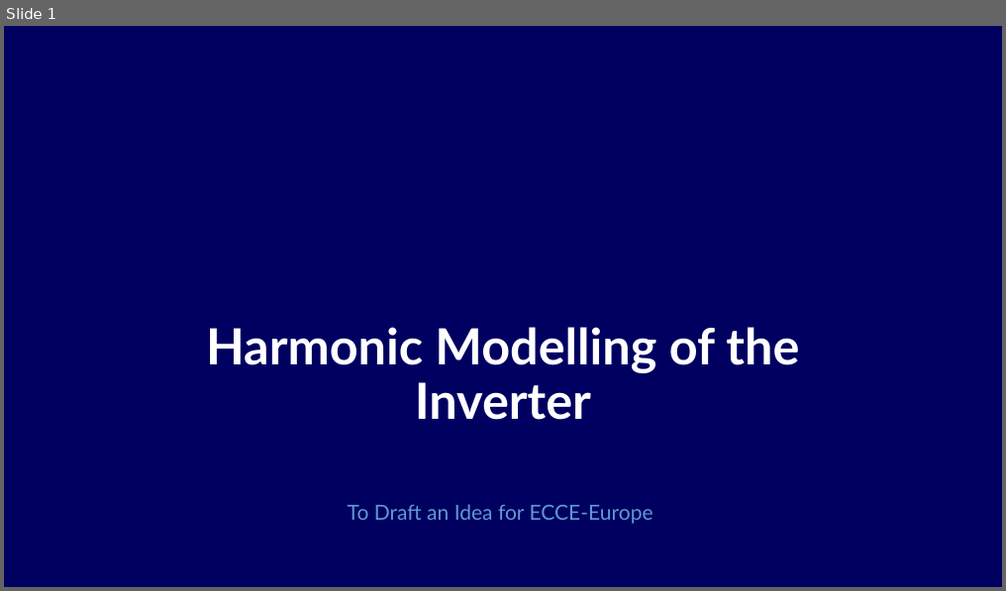
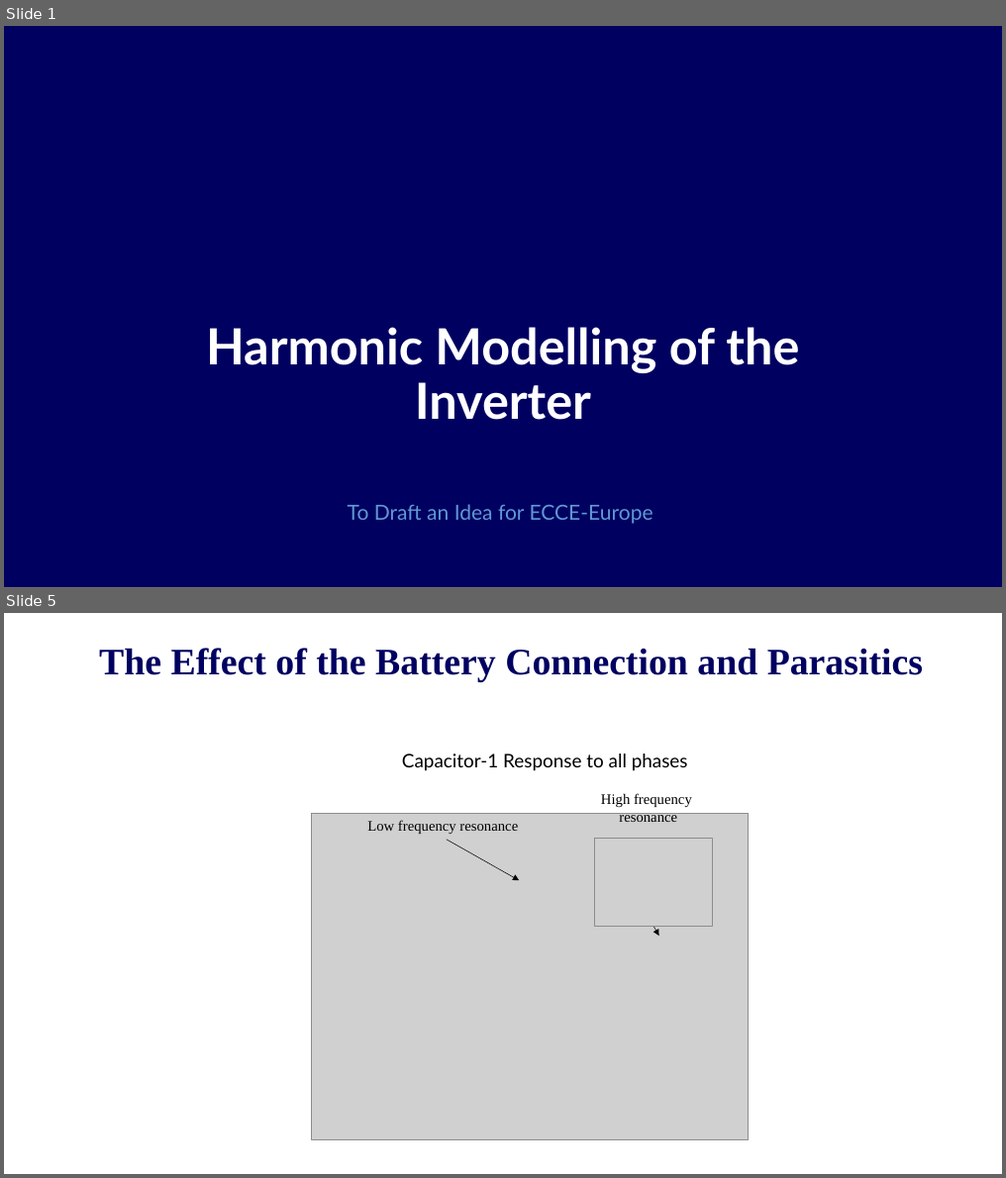
Before and after one commit to EnesAyaz/KTH, a slide deck: Weekly-Reports/HarmonicModellingOfInverter.pptx. Shown one above the other, each under a label of ours: slide 1 before the commit, slides 1 and 5 after it; the slides between them are not shown. The pictures are 1006x591 and 1006x1178 pixels, drawn with LibreOffice and Linux fonts; fonts in the diff are those of the drawing; grey boxes stand for pictures; background and template pictures are left out. Boxes give left, top, right and bottom in pixels: in the first picture for what was removed or moved away, otherwise in the second. Text is boxed around its words. In the diff, an @@ line names an element or a change of style, - is before the commit and + after.

```diff
--- a/Weekly-Reports/HarmonicModellingOfInverter.pptx
+++ b/Weekly-Reports/HarmonicModellingOfInverter.pptx
@@ slide 5 added at <box>4,613,1002,1174</box>, background #FFFFFF @@
@@ title added at <box>99,648,923,682</box>, 36 pt, text #000061, bold @@
+The Effect of the Battery Connection and Parasitics
@@ text added at <box>402,754,688,771</box>, 18 pt, text #000000 @@
+Capacitor-1 Response to all phases
@@ picture added at <box>312,813,748,1141</box> @@
@@ text added at <box>367,820,518,834</box>, 14 pt, text #000000 @@
+Low frequency resonance
@@ text added at <box>601,793,692,822</box>, 14 pt, text #000000 @@
+High frequency
+resonance
@@ arrow added from (447, 840) to (519, 881), #000000 0.5 pt @@
@@ picture added at <box>595,839,712,926</box> @@
@@ arrow added from (653, 926) to (659, 936), #000000 0.5 pt @@
```
Also in this commit, not shown: 5 slides changed, 1 other slide added, 18 other files.
